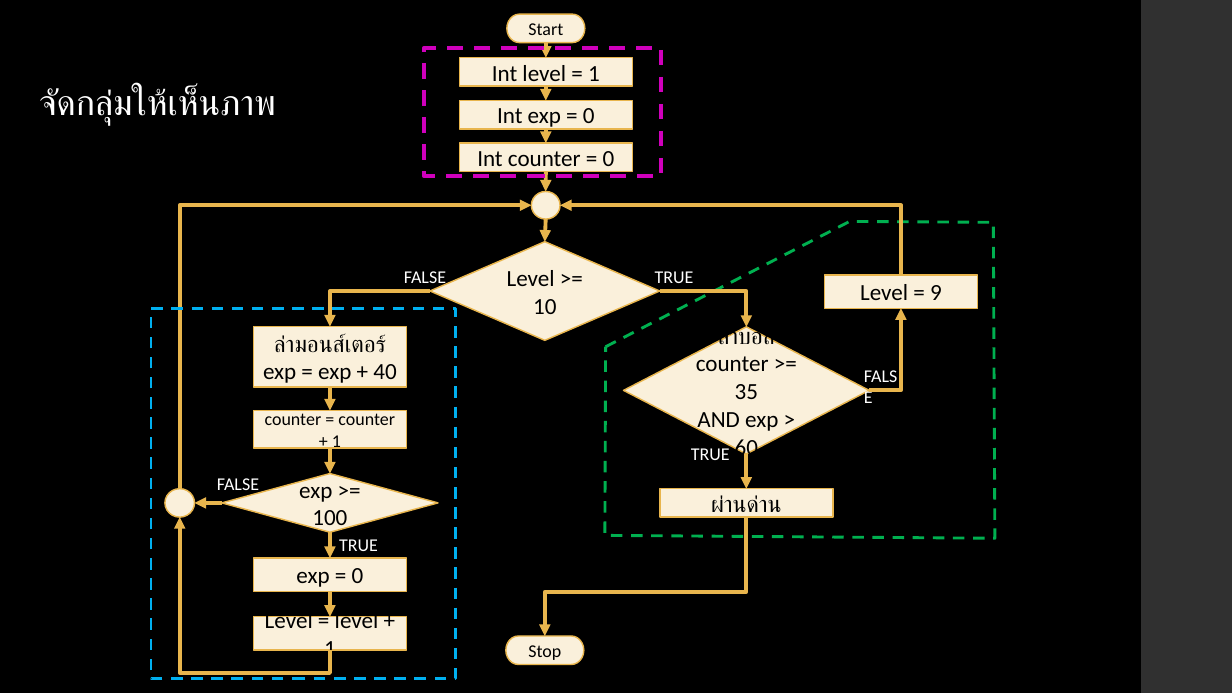
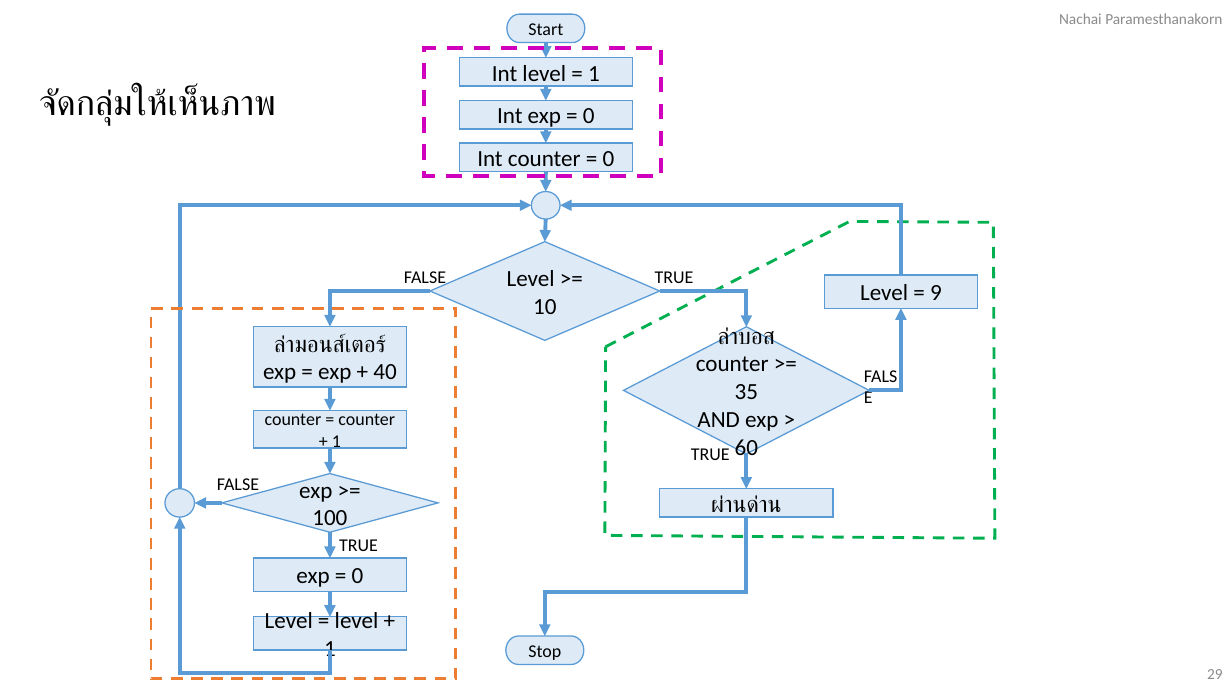
Before and after one commit to NaPryder/Basic-Python-101, a slide deck: slide 29 of Chapter 1/Chapter 1.pptx. Drawn at 1232x693 pixels with LibreOffice and Linux fonts; fonts in the diff are those of the drawing. Boxes give left, top, right and bottom in pixels: in the first picture for what was removed or moved away, otherwise in the second. Text is boxed around its words. In the diff, an @@ line names an element or a change of style, - is before the commit and + after.

```diff
--- a/Chapter 1/Chapter 1.pptx
+++ b/Chapter 1/Chapter 1.pptx
@@ background #000000 to #FFFFFF @@
@@ text added at (x1=1059, y1=13, x2=1222, y2=24), 12 pt, text #8C8C8C @@
+Nachai Paramesthanakorn
@@ rectangle removed at (x1=1141, y1=0, x2=1232, y2=693) @@
@@ arrow (546, 43) - (546, 57): stroke #E8B54D 3 pt to #5B9BD5 3 pt @@
@@ text colour #FFFFFF to #000000 in 7 elements at (x1=404, y1=271, x2=446, y2=289), (x1=655, y1=271, x2=694, y2=289), (x1=339, y1=539, x2=378, y2=551), (x1=217, y1=478, x2=259, y2=496), (x1=691, y1=445, x2=730, y2=460), (x1=855, y1=360, x2=915, y2=390), (x1=39, y1=87, x2=276, y2=125) @@
@@ arrow (546, 86) - (546, 101): stroke #E8B54D 3 pt to #5B9BD5 3 pt @@
@@ arrow (546, 129) - (546, 143): stroke #E8B54D 3 pt to #5B9BD5 3 pt @@
@@ arrow (546, 172) - (546, 191): stroke #E8B54D 3 pt to #5B9BD5 3 pt @@
@@ elbow arrow (180, 489) - (531, 205): stroke #E8B54D 3 pt to #5B9BD5 3 pt @@
@@ elbow arrow (901, 275) - (560, 205): stroke #E8B54D 3 pt to #5B9BD5 3 pt @@
@@ arrow (546, 219) - (545, 242): stroke #E8B54D 3 pt to #5B9BD5 3 pt @@
@@ elbow arrow (430, 291) - (330, 326): stroke #E8B54D 3 pt to #5B9BD5 3 pt @@
@@ elbow arrow (660, 291) - (747, 327): stroke #E8B54D 3 pt to #5B9BD5 3 pt @@
@@ rectangle at (x1=151, y1=309, x2=456, y2=679): outline #00B0F0 2.25 pt dashed to #ED7D31 2.25 pt dashed @@
@@ elbow arrow (870, 391) - (901, 309): stroke #E8B54D 3 pt to #5B9BD5 3 pt @@
@@ arrow (330, 387) - (330, 410): stroke #E8B54D 3 pt to #5B9BD5 3 pt @@
@@ arrow (330, 448) - (330, 474): stroke #E8B54D 3 pt to #5B9BD5 3 pt @@
@@ elbow arrow (747, 454) - (747, 489): stroke #E8B54D 3 pt to #5B9BD5 3 pt @@
@@ fill #FAF0DB to #DEEBF7; outline #E8B54D 1.1 pt to #5B9BD5 1 pt in 16 elements at (x1=507, y1=14, x2=585, y2=43), (x1=506, y1=636, x2=583, y2=665), (x1=459, y1=57, x2=632, y2=86), (x1=459, y1=101, x2=632, y2=129), (x1=430, y1=242, x2=660, y2=341), (x1=253, y1=326, x2=407, y2=386), (x1=222, y1=474, x2=438, y2=533), (x1=253, y1=558, x2=407, y2=592), (x1=253, y1=616, x2=407, y2=650), (x1=624, y1=327, x2=870, y2=455), (x1=459, y1=143, x2=632, y2=172), (x1=253, y1=410, x2=407, y2=448), (x1=660, y1=489, x2=833, y2=518), (x1=824, y1=275, x2=978, y2=309), (x1=531, y1=191, x2=560, y2=219), (x1=165, y1=489, x2=194, y2=518) @@
@@ arrow (222, 503) - (195, 503): stroke #E8B54D 3 pt to #5B9BD5 3 pt @@
@@ elbow arrow (330, 651) - (180, 518): stroke #E8B54D 3 pt to #5B9BD5 3 pt @@
@@ arrow (330, 532) - (330, 558): stroke #E8B54D 3 pt to #5B9BD5 3 pt @@
@@ elbow arrow (747, 518) - (545, 636): stroke #E8B54D 3 pt to #5B9BD5 3 pt @@
@@ arrow (330, 592) - (330, 616): stroke #E8B54D 3 pt to #5B9BD5 3 pt @@
@@ page number added at (x1=1207, y1=669, x2=1223, y2=679), 12 pt, text #8C8C8C @@
+29
```
Also in this commit, not shown: 28 other slides changed, 8 other files.
